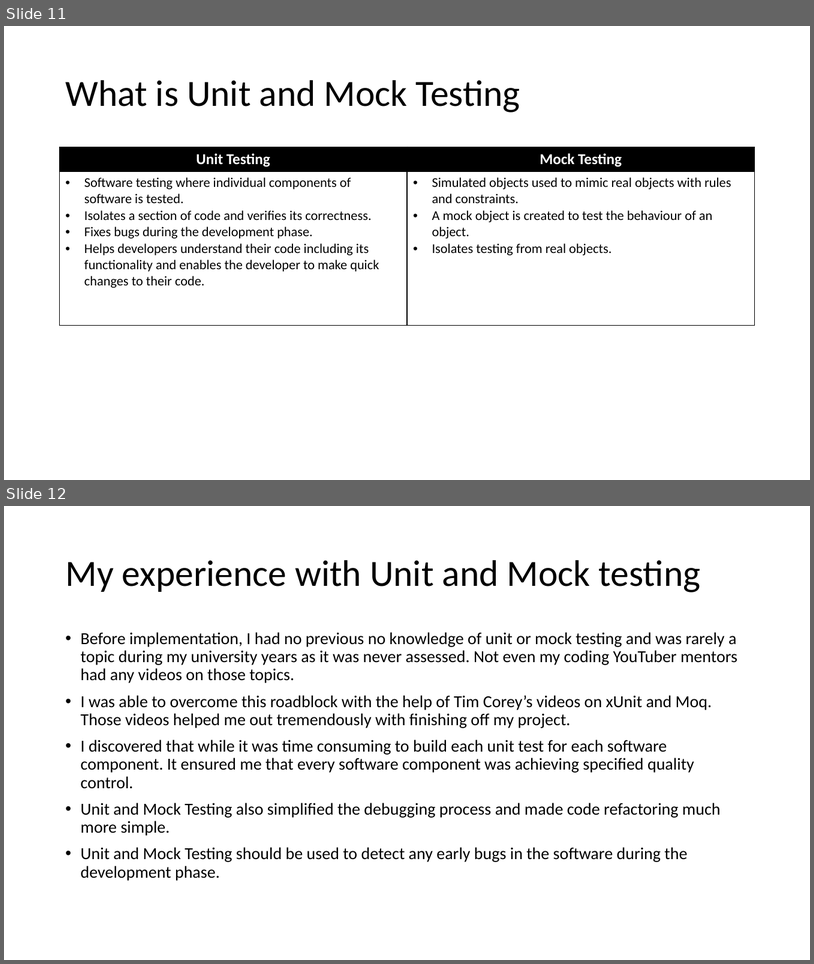
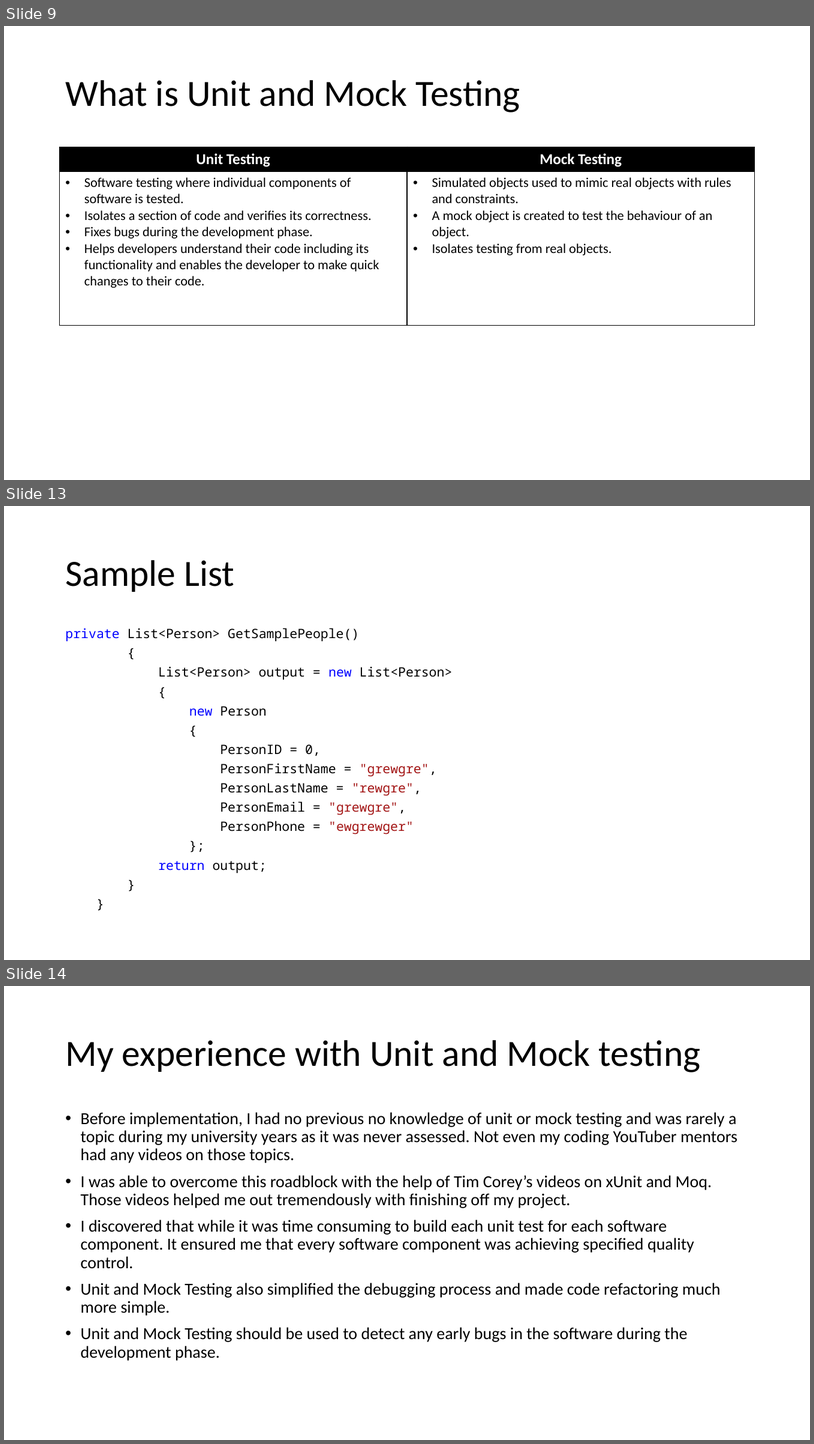
Before and after one commit to NickDotCore/dapper-crud-tutorial, a slide deck: PersonCRUD using C#, xUnit and Dapper.pptx. Shown one above the other, each under a label of ours: slides 11 and 12 before the commit, slides 9, 13 and 14 after it; the slides between them are not shown. The pictures are 814x964 and 814x1444 pixels, drawn with LibreOffice and Linux fonts; fonts in the diff are those of the drawing. Boxes give left, top, right and bottom in pixels: in the first picture for what was removed or moved away, otherwise in the second. Text is boxed around its words. In the diff, an @@ line names an element or a change of style, - is before the commit and + after.

```diff
--- a/PersonCRUD using C#, xUnit and Dapper.pptx
+++ b/PersonCRUD using C#, xUnit and Dapper.pptx
@@ slide 13 added at [4, 506, 810, 960], background #FFFFFF @@
@@ title added at [65, 560, 234, 592], 44 pt, text #000000 @@
+Sample List
@@ text added at [65, 628, 453, 873], 15.4 pt, text #000000 @@
+private List<Person> GetSamplePeople()
+{
+List<Person> output = new List<Person>
+{
+new Person
+{
+PersonID = 0,
+PersonFirstName = "grewgre",
+PersonLastName = "rewgre",
+PersonEmail = "grewgre",
+PersonPhone = "ewgrewger"
+};
+return output;
+}
+}
@@ what was slide 11 is now slide 9 @@
@@ what was slide 12 is now slide 14 @@
```
Also in this commit, not shown: 2 slides changed, 7 other slides added, 5 slides removed.
